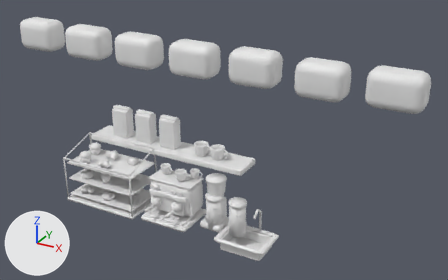
One commit to the glTF model assets/rooms/coffee_shop_0/batches/review_back_dressing.glb: the scene before it, then after it.
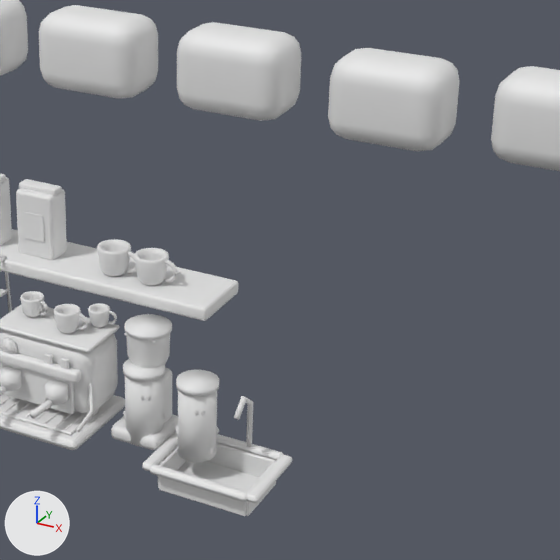
Old and new are each drawn whole from a 50 mm camera at (4.16, -4.0, 5.63) aimed at (0.53, 2.6, 2.33) and again close up on the part from 34% to 88% of the width and 13% to 100% of the height. Lighting does not change. The marker at lower left points along +X, +Y and +Z. The older version's two pictures come first. Vertices at exactly the same position are counted once.

The scene before the commit, as lines of its bpy script (objects in view):
```python
me_mesh_0 = bpy.data.meshes.new('Mesh_0')
me_mesh_0.from_pydata(...)  # 8292 vertices, 15820 faces; spans x -2.99..3.01, y 1.69..2.95, z 1.11..3.57
ob_review_back_dressing = bpy.data.objects.new('review_back_dressing', me_mesh_0)
ob_review_back_dressing.location = (0.0, 0.0, 0.0)
```
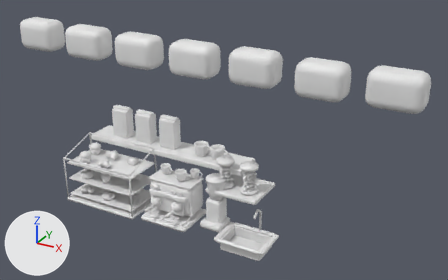
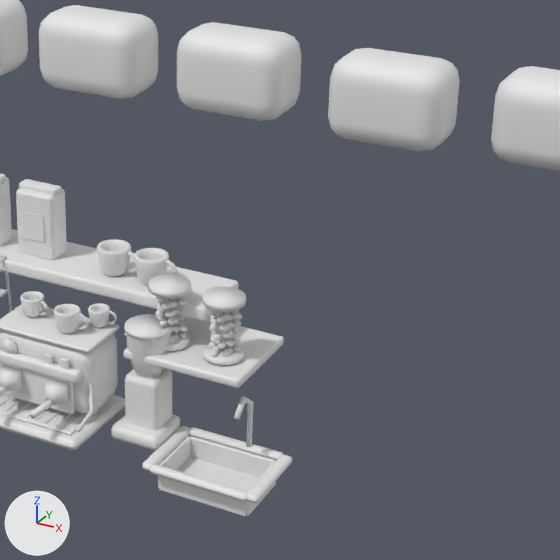
Where the change shows, as pixel boxes (x1, y1, x2, y2) in the close-ups (560 x 560 px; the box of a moved part takes in the faces that stretch with it):
part 1 of me_mesh_0, added: after (162, 302, 170, 309)
part 2 of me_mesh_0, added: after (178, 299, 187, 306)
part 3 of me_mesh_0, added: after (169, 301, 178, 308)
part 4 of me_mesh_0, added: after (203, 344, 244, 365)
part 5 of me_mesh_0, added: after (202, 286, 246, 312)
part 6 of me_mesh_0, added: after (220, 350, 231, 357)
part 7 of me_mesh_0, added: after (232, 344, 240, 352)
part 8 of me_mesh_0, added: after (210, 349, 218, 357)
part 9 of me_mesh_0, added: after (223, 339, 234, 346)
part 10 of me_mesh_0, added: after (217, 341, 226, 349)
part 11 of me_mesh_0, added: after (233, 338, 242, 345)
part 12 of me_mesh_0, moved or reshaped: before (123, 359, 219, 462); after (124, 274, 284, 388)

Patch to the scene script:
```diff
--- a/assets/rooms/coffee_shop_0/batches/review_back_dressing.glb.py
+++ b/assets/rooms/coffee_shop_0/batches/review_back_dressing.glb.py
@@ me_mesh_0 @@
 # used by ob_review_back_dressing; location = (0.0, 0.0, 0.0)
-me_mesh_0.from_pydata(...)  # 8292 vertices, 15820 faces; spans x -2.99..3.01, y 1.69..2.95, z 1.11..3.57
+me_mesh_0.from_pydata(...)  # 9772 vertices, 18552 faces; spans x -2.99..3.01, y 1.69..2.95, z 1.11..3.57
+# me_mesh_0 part 1: the loose piece of 26 vertices spanning x 0.64..0.68, y 2.24..2.27, z 1.9..1.92 is copied, and the copy is turned 78.5 degrees about the z axis through its middle and scaled by 1.89, then moved by (0.05, 0.0, 0.18); it spans x 0.69..0.73, y 2.22..2.29, z 2.07..2.11
+# me_mesh_0 part 2: the loose piece of 26 vertices spanning x 0.64..0.68, y 2.24..2.27, z 1.9..1.92 is copied, and the copy is scaled about its middle by (1.84, 1.74, 2.17), then moved by (0.11, 0.07, 0.18); it spans x 0.74..0.81, y 2.31..2.35, z 2.07..2.11
+# me_mesh_0 part 3: the loose piece of 26 vertices spanning x 0.62..0.65, y 2.24..2.27, z 1.9..1.92 is copied, and the copy is turned 45.7 degrees about the z axis through its middle and scaled by 1.89, then moved by (0.1, 0.03, 0.18); it spans x 0.71..0.76, y 2.26..2.31, z 2.07..2.11
+# me_mesh_0 part 4: a new loose piece, a 16-sided cylinder along z spanning x 0.926..1.154, y 2.206..2.434, z 1.83..1.86
+# me_mesh_0 part 5: a new loose piece, a 16-sided cylinder along z spanning x 0.92..1.16, y 2.2..2.44, z 2.161..2.199
+# me_mesh_0 part 6: the loose piece of 26 vertices spanning x 0.98..1.04, y 2.23..2.25, z 1.48..1.53 is copied, and the copy is turned 52.4 degrees about the z axis through its middle and scaled by 0.985, then moved by (0.06, 0.03, 0.37); it spans x 1.05..1.1, y 2.25..2.3, z 1.85..1.89
+# me_mesh_0 part 7: the loose piece of 26 vertices spanning x 0.98..1.04, y 2.23..2.25, z 1.48..1.53 is copied, and the copy is turned -32.7 degrees about the z axis through its middle and scaled by 0.985, then moved by (0.09, 0.12, 0.37); it spans x 1.07..1.13, y 2.33..2.38, z 1.85..1.89
+# me_mesh_0 part 8: the loose piece of 26 vertices spanning x 0.67..0.71, y 2.21..2.23, z 1.9..1.92 is copied, and the copy is turned 104.7 degrees about the z axis through its middle and scaled by 1.89, then moved by (0.33, 0.02, -0.04); it spans x 1.0..1.04, y 2.21..2.28, z 1.85..1.89
+# me_mesh_0 part 9: the loose piece of 26 vertices spanning x 0.64..0.68, y 2.24..2.27, z 1.9..1.92 is copied, and the copy is scaled about its middle by (1.75, 1.65, 2.17), then moved by (0.42, 0.05, 0.02); it spans x 1.05..1.11, y 2.28..2.33, z 1.91..1.95
+# me_mesh_0 part 10: the loose piece of 26 vertices spanning x 0.64..0.68, y 2.24..2.27, z 1.9..1.92 is copied, and the copy is turned 72 degrees about the z axis through its middle and scaled by 1.89, then moved by (0.4, 0.0, 0.02); it spans x 1.04..1.08, y 2.23..2.29, z 1.91..1.95
+# me_mesh_0 part 11: the loose piece of 26 vertices spanning x 0.64..0.68, y 2.24..2.27, z 1.9..1.92 is copied, and the copy is scaled about its middle by (1.81, 1.7, 2.17), then moved by (0.45, 0.08, 0.02); it spans x 1.08..1.15, y 2.32..2.36, z 1.91..1.95
+# me_mesh_0 part 12: 313 vertices moved from x 0.5..1.1, y 2.03..2.27, z 1.27..1.74 to x 0.58..0.82, y 2.2..2.44, z 1.83..2.2; 471 vertices removed from x 0.51..1.09, y 2.03..2.27, z 1.27..1.74; 1159 vertices added at x 0.5..1.24, y 2.12..2.72, z 1.76..2.2
+# other edits to the shape of me_mesh_0 do not show in these pictures
```
